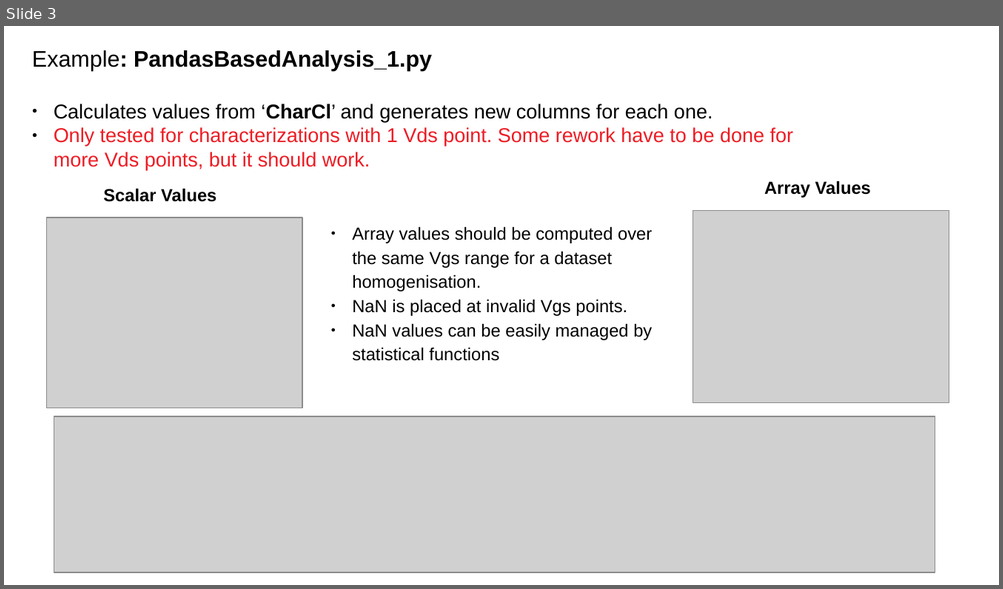
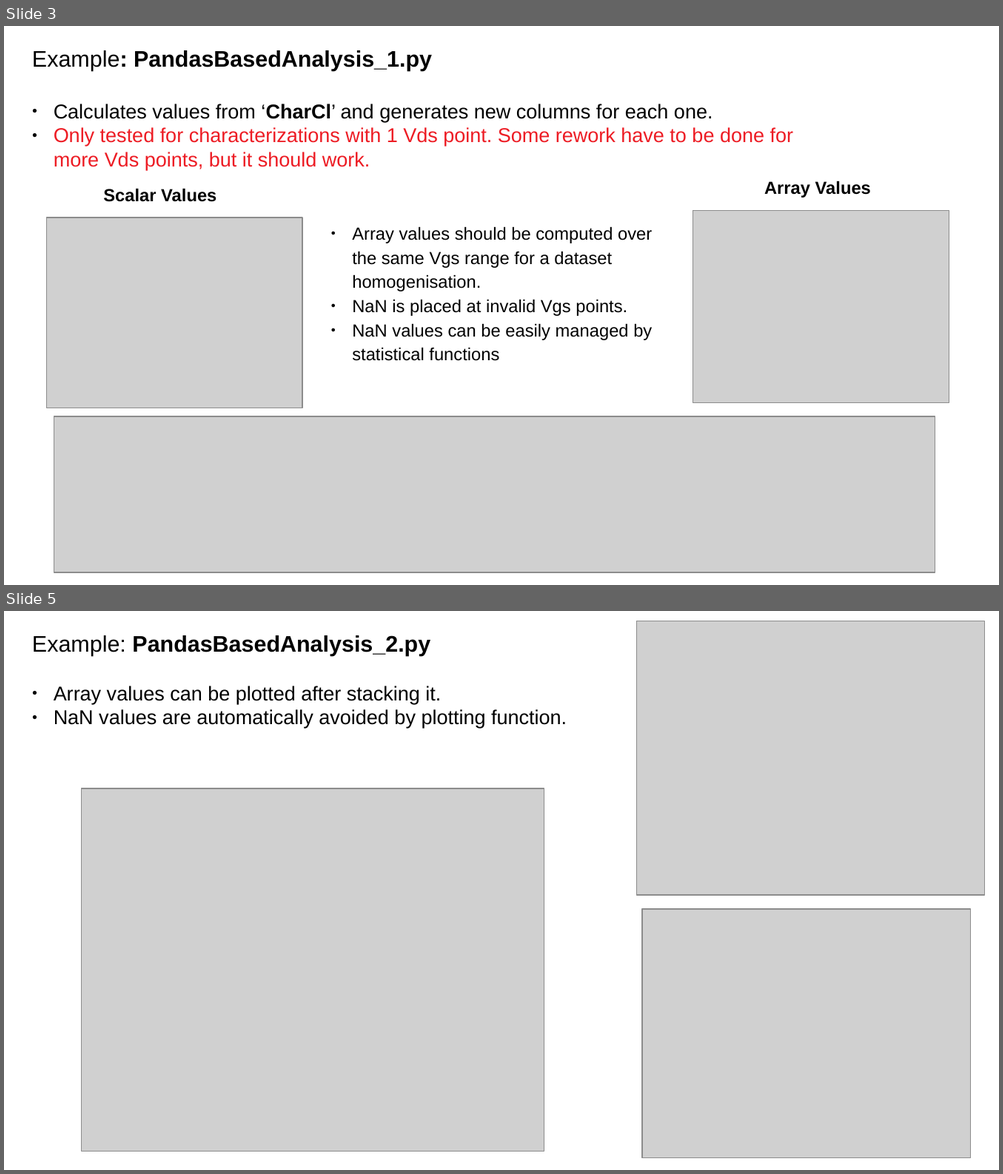
Before and after one commit to aguimera/PyGFETdb, a slide deck: Examples/Examples_doc.odp. Shown one above the other, each under a label of ours: slide 3 before the commit, slides 3 and 5 after it; the slides between them are not shown. The pictures are 1003x589 and 1003x1174 pixels, drawn with LibreOffice and Linux fonts; fonts in the diff are those of the drawing; grey boxes stand for pictures. Boxes give left, top, right and bottom in pixels: in the first picture for what was removed or moved away, otherwise in the second. Text is boxed around its words. In the diff, an @@ line names an element or a change of style, - is before the commit and + after.

Commit message:
add examples

```diff
--- a/Examples/Examples_doc.odp
+++ b/Examples/Examples_doc.odp
@@ slide 5 added at [4, 611, 999, 1170], background #FFFFFF @@
@@ picture added at [637, 621, 985, 895] @@
@@ text added at [32, 635, 566, 728], 16 pt, text #000000 @@
+Example: PandasBasedAnalysis_2.py
+● Array values can be plotted after stacking it.
+● NaN values are automatically avoided by plotting function.
@@ picture added at [82, 789, 543, 1153] @@
@@ picture added at [642, 910, 970, 1159] @@
```
Also in this commit, not shown: 1 slide changed, 3 other slides added, 4 other files.
